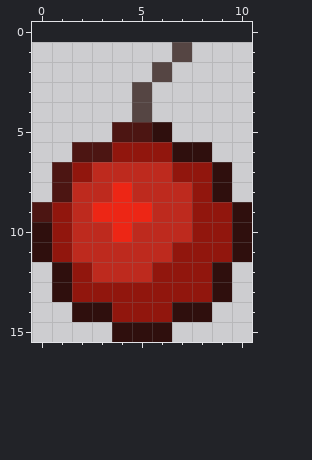
Two versions of one pixel-art sprite, Content/Items/Weapons/Explosives/ImpactBomb.png. Above, as it was before the edit.
The file is 22x30 pixels, drawn in blocks of 2x2; one block is one cell here. The old version is drawn lined up with the new one, on the new canvas.
The result:
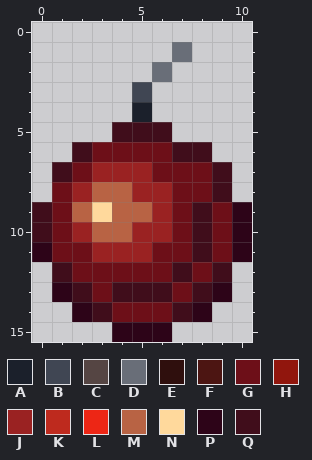
Palette (. is transparent): A #1b202b  B #404653  C #554543  D #696e78  E #2f0f0d  F #4c1512  G #6d0f18  H #91160d  J #9a2222  K #be2a1e  L #ed2615  M #b86344  N #ffd99c  P #2d0418  Q #400d1b
The edit:
canvas 11x15 -> 11x16, the old top-left corner now at 0,1
Changed rows in their new state; - is an unchanged pixel.
first column x 0:
 1 -------D---
 2 ------D----
 3 -----B-----
 4 -----A-----
 5 ----QQQ----
 6 --QGGGGQQ--
 7 -QGJJJGGGQ-
 8 -GJMMJJGGQ-
 9 QGMNMMJGQGP
10 QGJMMJJGQGP
11 PGGJJJGGQGP
12 -QGGGGGQGQ-
13 -PQGQQQGQP-
14 --PQGGGQP--
15 ----PPP----
